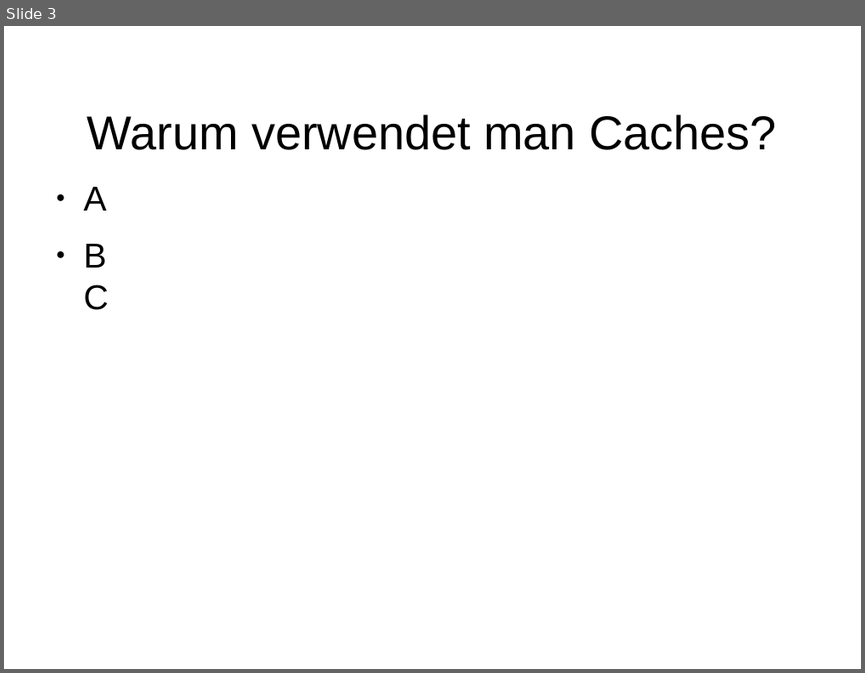
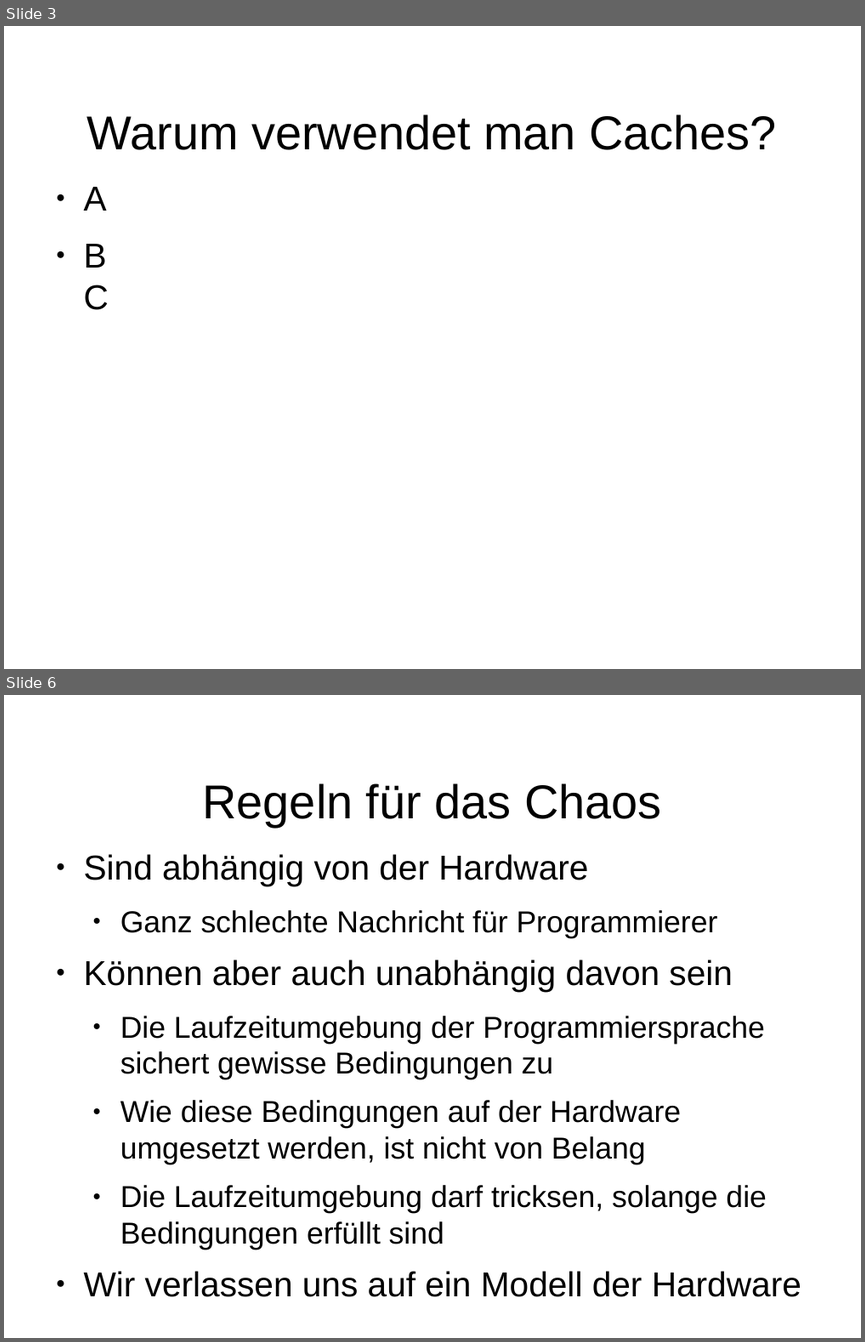
Before and after one commit to dlindner/vorlesung-se2-dhbw, a slide deck: added_2016/Java Memory Model.odp. Shown one above the other, each under a label of ours: slide 3 before the commit, slides 3 and 6 after it; the slides between them are not shown. The pictures are 865x673 and 865x1342 pixels, drawn with LibreOffice and Linux fonts; fonts in the diff are those of the drawing; background and template pictures are left out. Boxes give left, top, right and bottom in pixels: in the first picture for what was removed or moved away, otherwise in the second. Text is boxed around its words. In the diff, an @@ line names an element or a change of style, - is before the commit and + after.

```diff
--- a/added_2016/Java Memory Model.odp
+++ b/added_2016/Java Memory Model.odp
@@ slide 6 added at (x1=4, y1=695, x2=861, y2=1338), background picture (left out) @@
@@ title added at (x1=202, y1=783, x2=661, y2=827), 44 pt, text #000000 @@
+Regeln für das Chaos
@@ text added at (x1=84, y1=854, x2=801, y2=1297), 28 pt, text #000000 @@
+● Sind abhängig von der Hardware
+  ● Ganz schlechte Nachricht für Programmierer
+● Können aber auch unabhängig davon sein
+  ● Die Laufzeitumgebung der Programmiersprache sichert gewisse Bedingungen zu
+  ● Wie diese Bedingungen auf der Hardware umgesetzt werden, ist nicht von Belang
+  ● Die Laufzeitumgebung darf tricksen, solange die Bedingungen erfüllt sind
+● Wir verlassen uns auf ein Modell der Hardware
```
Also in this commit, not shown: 1 slide changed, 11 other slides added.
